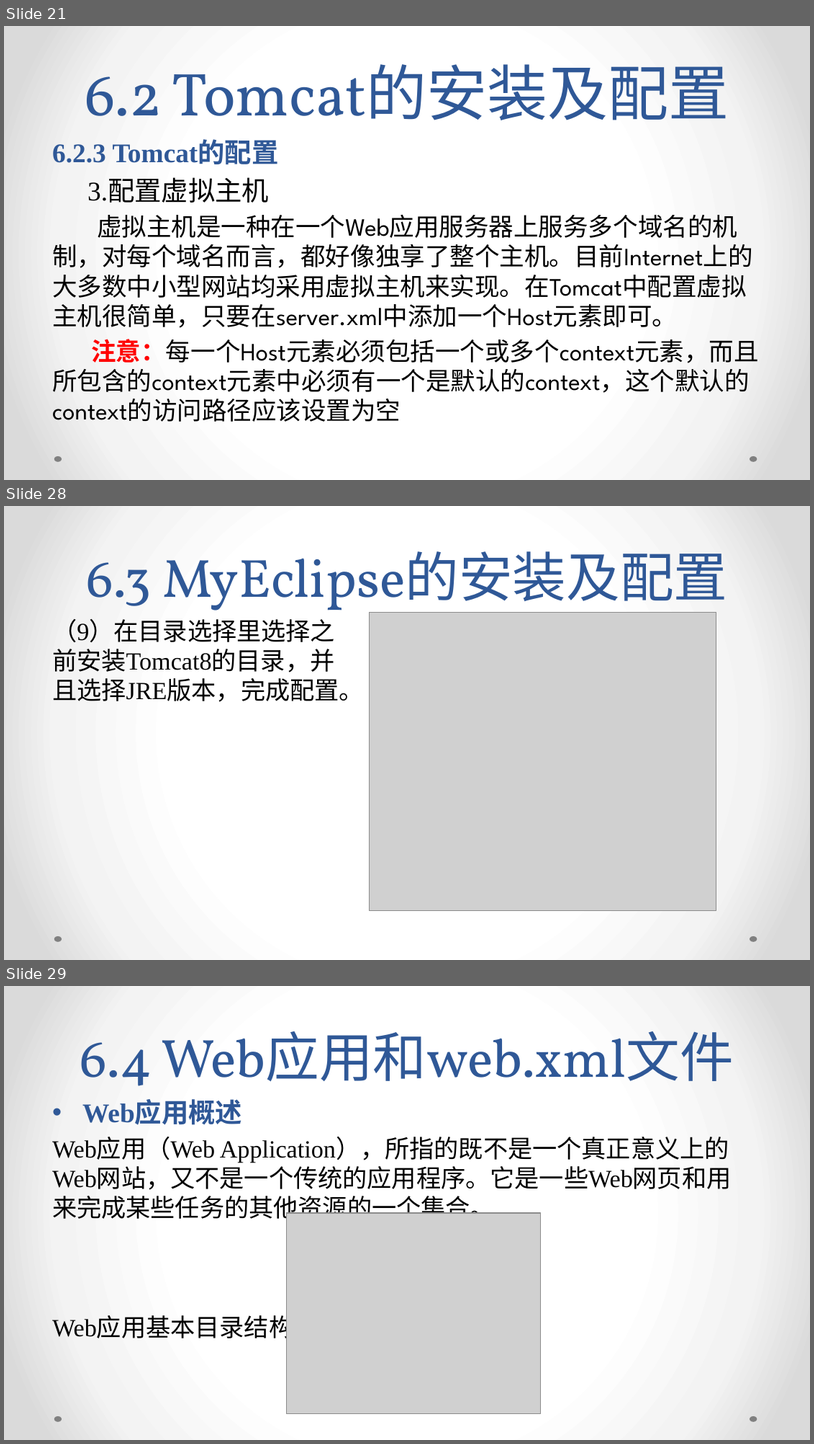
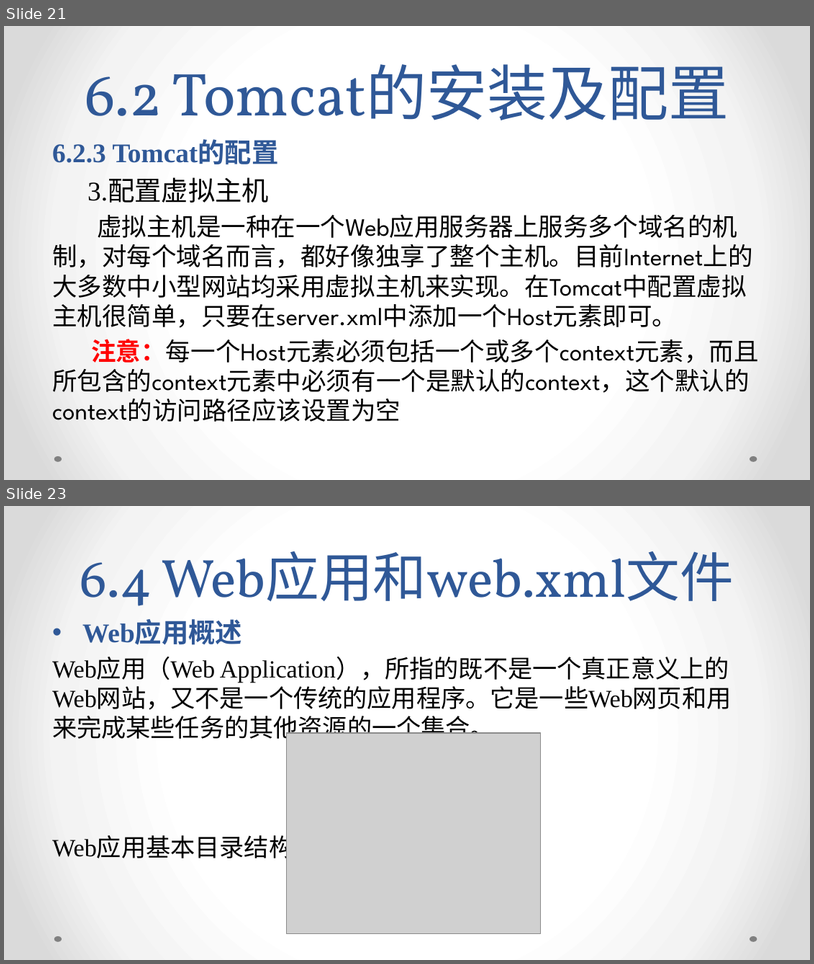
Before and after one commit to xdwenhaoyu/WEB_JSP, a slide deck: JSP PPT/第06章 开发运行环境.pptx. Shown one above the other, each under a label of ours: slides 21, 28 and 29 before the commit, slides 21 and 23 after it; the slides between them are not shown. The pictures are 814x1444 and 814x964 pixels, drawn with LibreOffice and Linux fonts; fonts in the diff are those of the drawing; grey boxes stand for pictures. Boxes give left, top, right and bottom in pixels: in the first picture for what was removed or moved away, otherwise in the second. Text is boxed around its words. In the diff, an @@ line names an element or a change of style, - is before the commit and + after.

```diff
--- a/JSP PPT/第06章 开发运行环境.pptx
+++ b/JSP PPT/第06章 开发运行环境.pptx
@@ slide 28 removed at [4, 506, 810, 960], background gradient #FFFFFF to #F4F4F4 to #DADADA; not listed: 2 template elements that a slide beside it also shows @@
@@ title removed at [86, 551, 728, 620] @@
-6.3 MyEclipse的安装及配置
@@ picture removed at [369, 613, 717, 911] @@
@@ text removed at [52, 619, 364, 702] @@
-（9）在目录选择里选择之前安装Tomcat8的目录，并且选择JRE版本，完成配置。
@@ what was slide 29 is now slide 23 @@
```
Also in this commit, not shown: 1 slide changed, 5 other slides removed, 8 other files.
